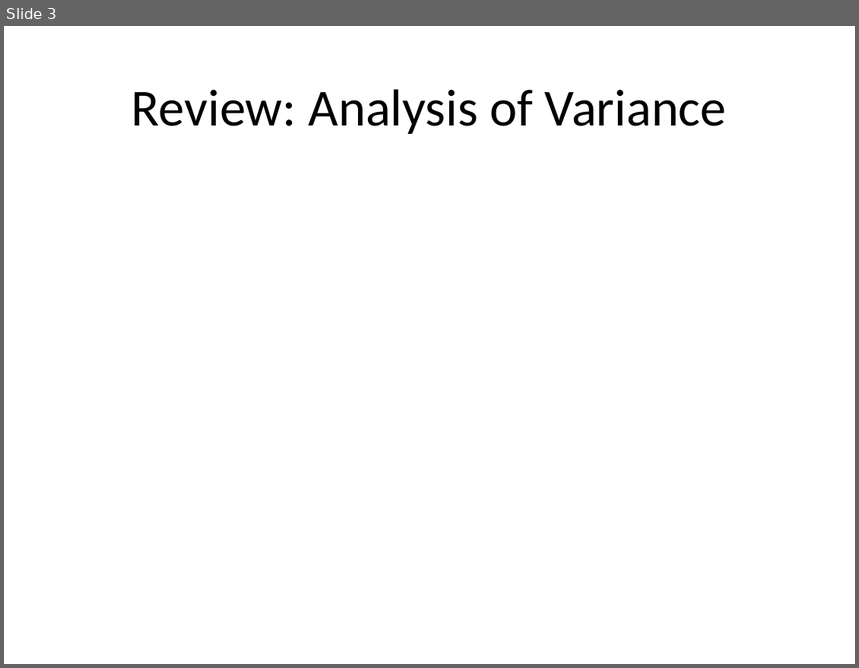
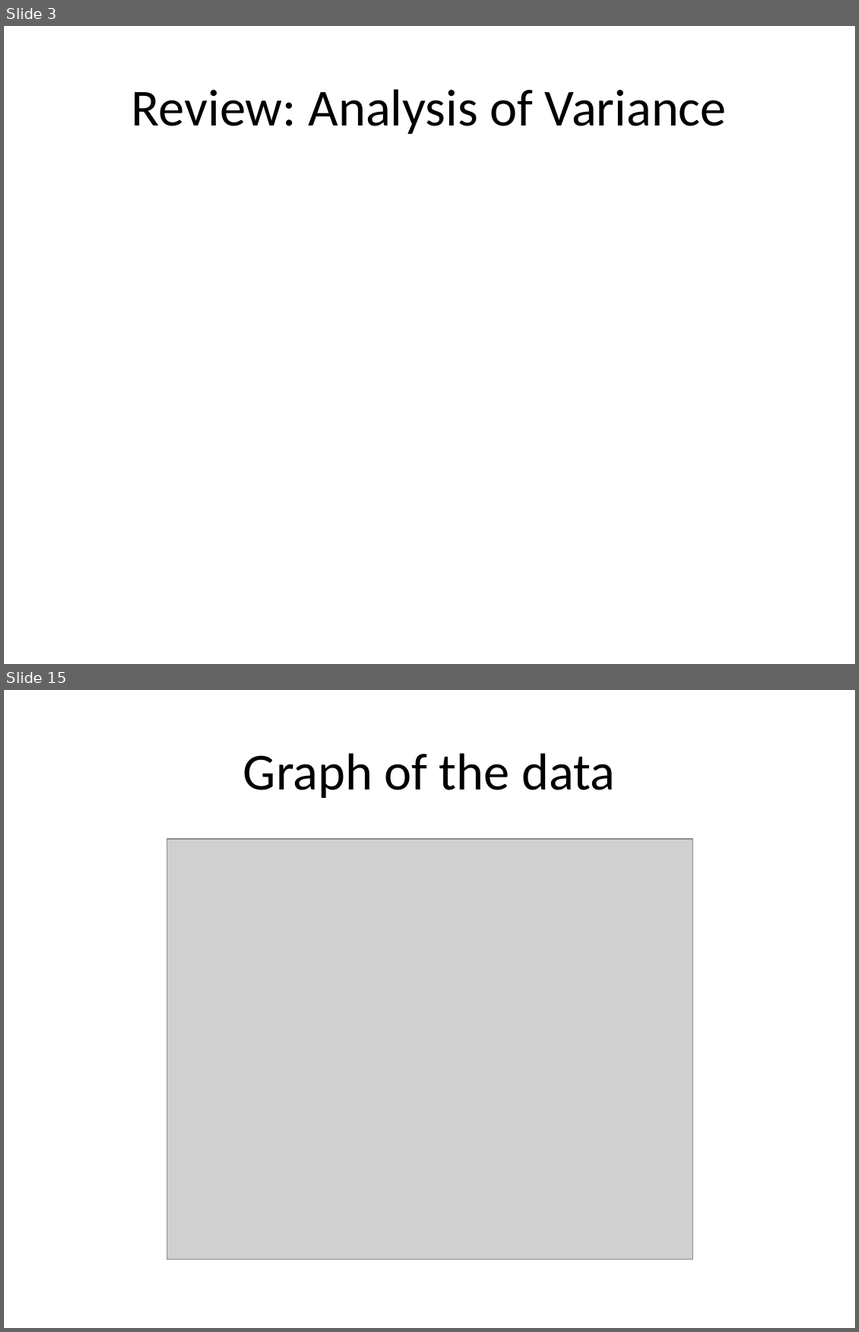
Before and after one commit to pmean/papers-and-presentations, a slide deck: anom/anom-talk.pptx. Shown one above the other, each under a label of ours: slide 3 before the commit, slides 3 and 15 after it; the slides between them are not shown. The pictures are 859x668 and 859x1332 pixels, drawn with LibreOffice and Linux fonts; fonts in the diff are those of the drawing; grey boxes stand for pictures. Boxes give left, top, right and bottom in pixels: in the first picture for what was removed or moved away, otherwise in the second. Text is boxed around its words. In the diff, an @@ line names an element or a change of style, - is before the commit and + after.

```diff
--- a/anom/anom-talk.pptx
+++ b/anom/anom-talk.pptx
@@ slide 15 added at [4,690,855,1328], background #FFFFFF @@
@@ title added at [243,753,615,798], 44 pt, text #000000 @@
+Graph of the data
@@ picture added at [167,839,693,1259] @@
```
Also in this commit, not shown: 2 slides changed, 18 other slides added, 12 other files.
